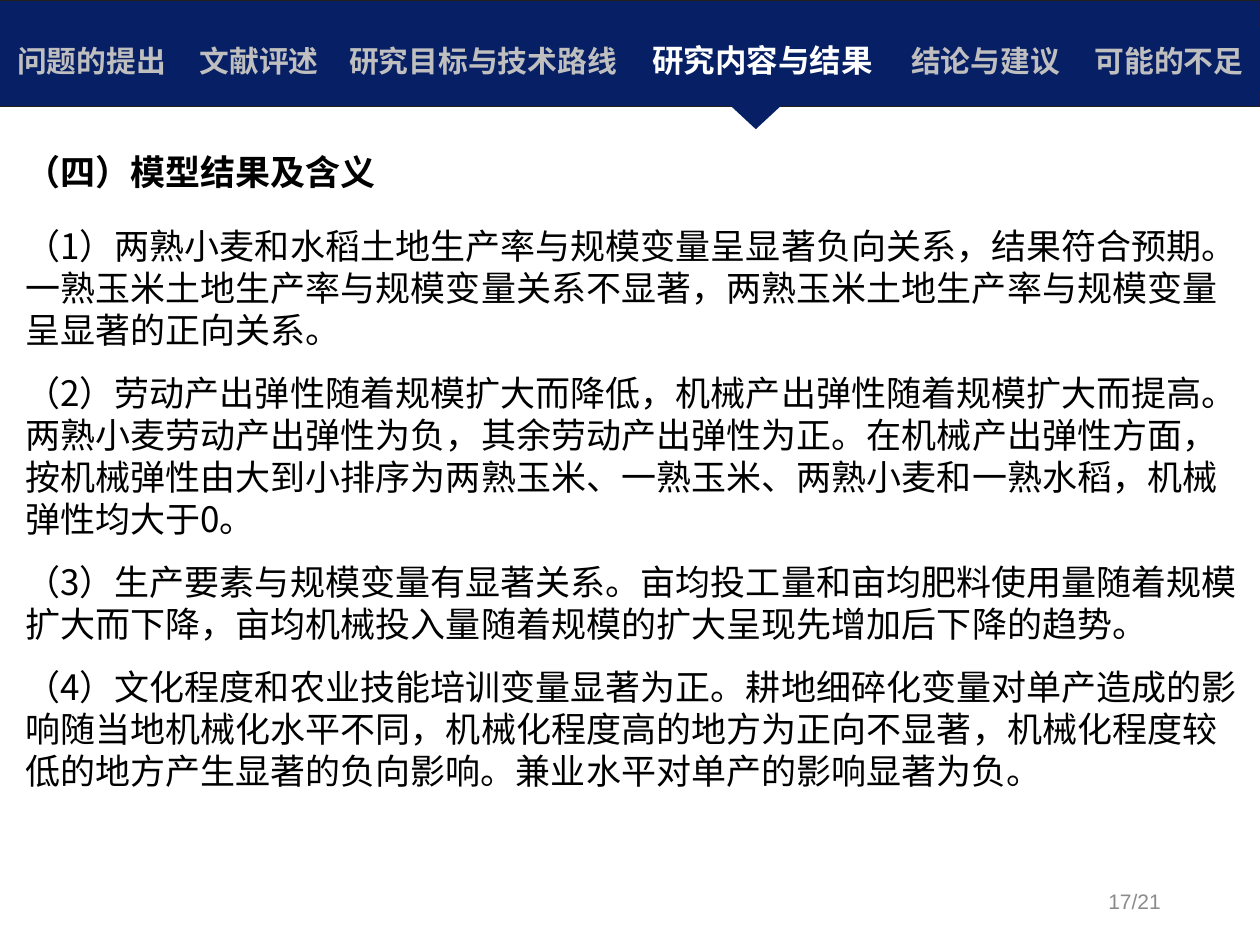
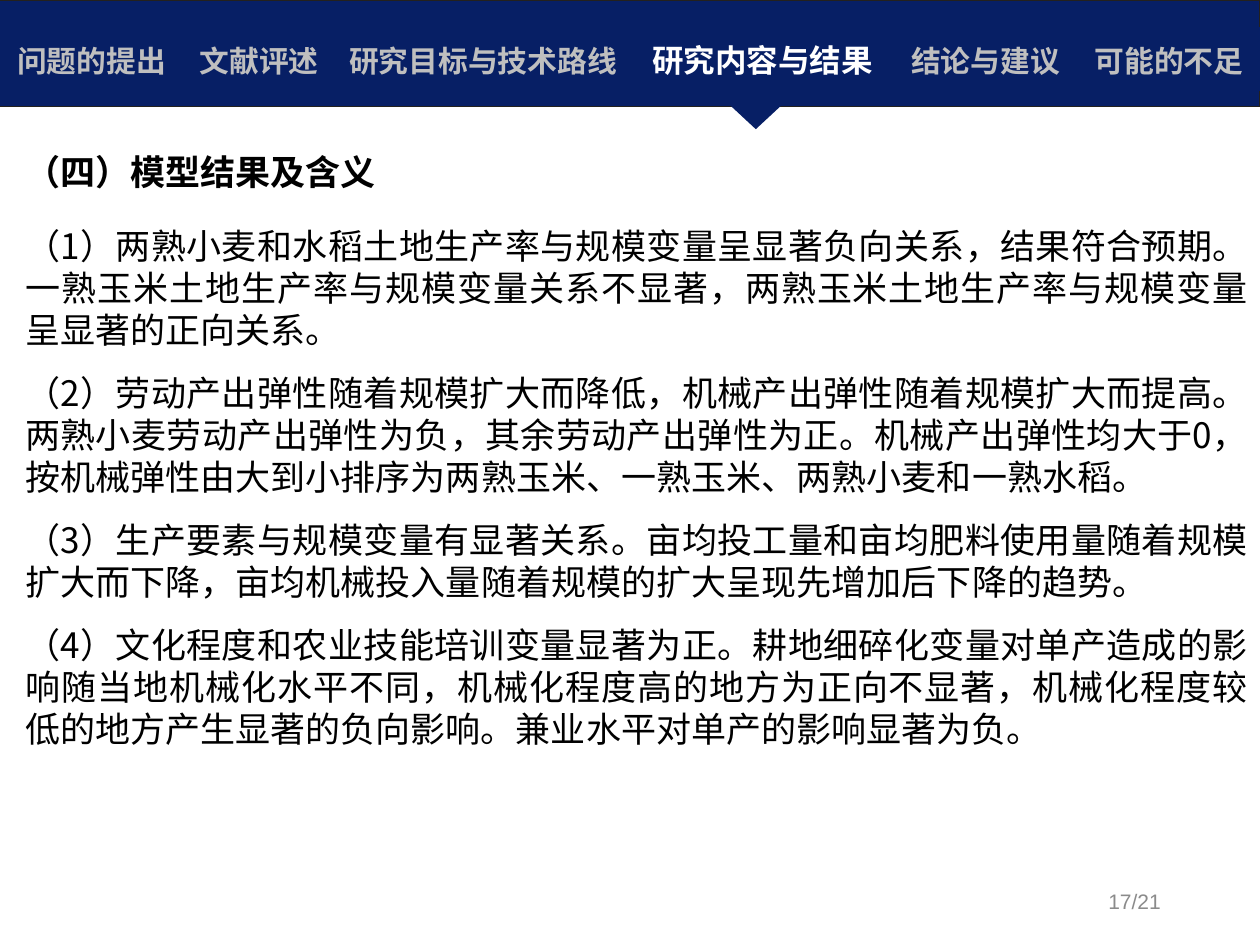
Before and after one commit to Iris0428/IR.Paper, a slide deck: slide 25 of 论文写作/S5+10+我国粮食生产率与农地经营规模关系的实证研究.pptx. Drawn at 1260x945 pixels with LibreOffice and Linux fonts; fonts in the diff are those of the drawing; background and template pictures are left out. Boxes give left, top, right and bottom in pixels: in the first picture for what was removed or moved away, otherwise in the second. Text is boxed around its words. In the diff, an @@ line names an element or a change of style, - is before the commit and + after.

```diff
--- a/论文写作/S5+10+我国粮食生产率与农地经营规模关系的实证研究.pptx
+++ b/论文写作/S5+10+我国粮食生产率与农地经营规模关系的实证研究.pptx
@@ text at (x1=25, y1=229, x2=1247, y2=745): alignment left to justified @@
@@ text at (x1=25, y1=376, x2=1247, y2=493): text changed @@
-（2）劳动产出弹性随着规模扩大而降低，机械产出弹性随着规模扩大而提高。两熟小麦劳动产出弹性为负，其余劳动产出弹性为正。在机械产出弹性方面，按机械弹性由大到小排序为两熟玉米、一熟玉米、两熟小麦和一熟水稻，机械弹性均大于0。
+（2）劳动产出弹性随着规模扩大而降低，机械产出弹性随着规模扩大而提高。两熟小麦劳动产出弹性为负，其余劳动产出弹性为正。机械产出弹性均大于0，按机械弹性由大到小排序为两熟玉米、一熟玉米、两熟小麦和一熟水稻。
```
Also in this commit, not shown: 16 other slides changed, 10 other files.
